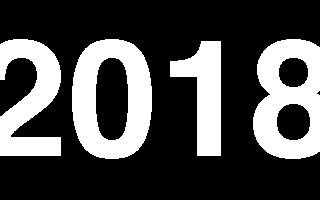
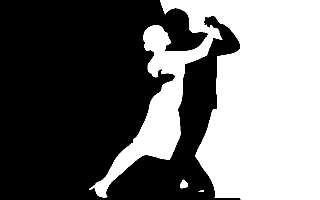
The second 320 × 200 image is a revision of the first. Changes to its layers:
added layer "Pasted Layer" above "P" over [0, 0, 320, 200]
hid "2018" over [0, 39, 320, 159]
hid "Background" over [0, 0, 320, 200]
